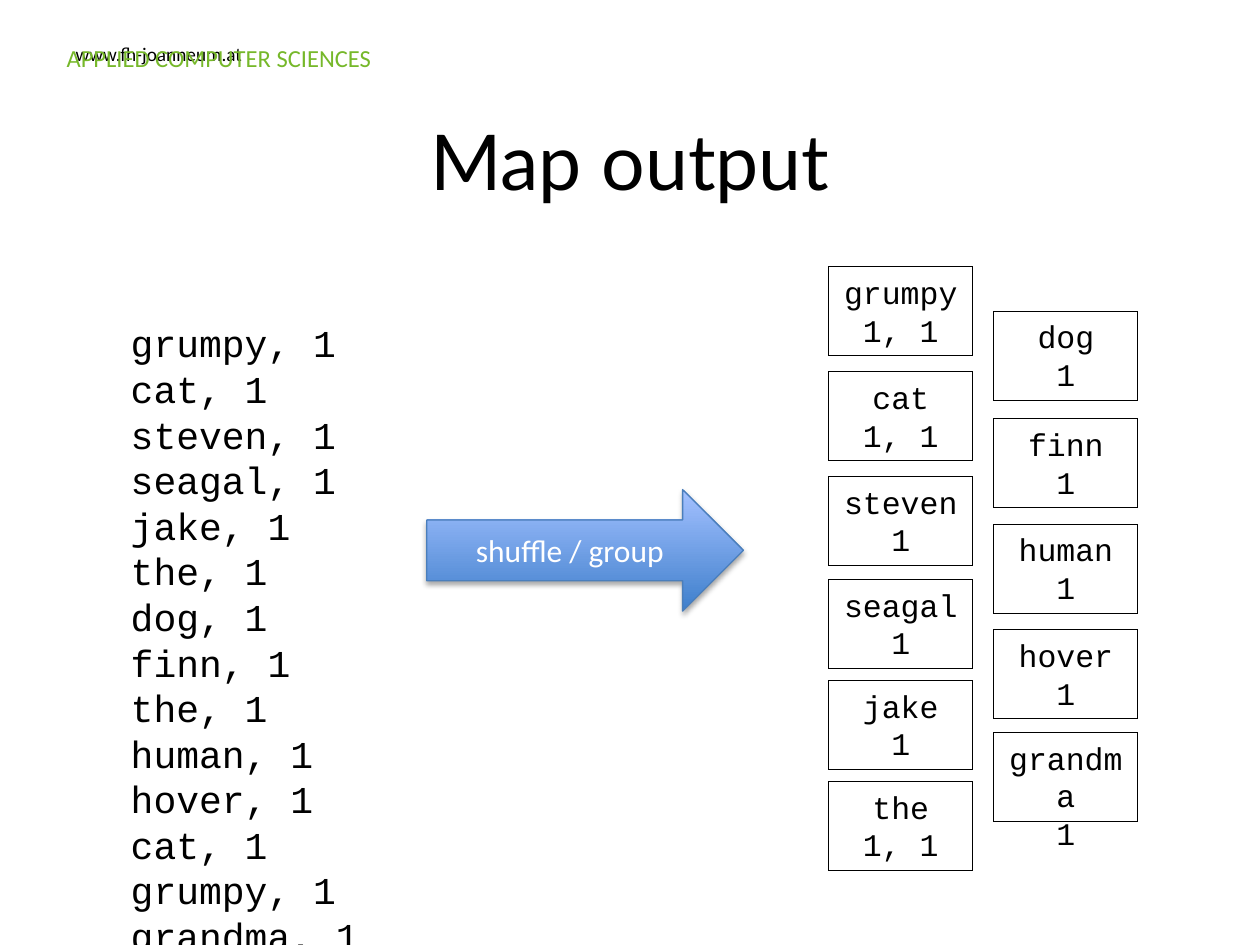
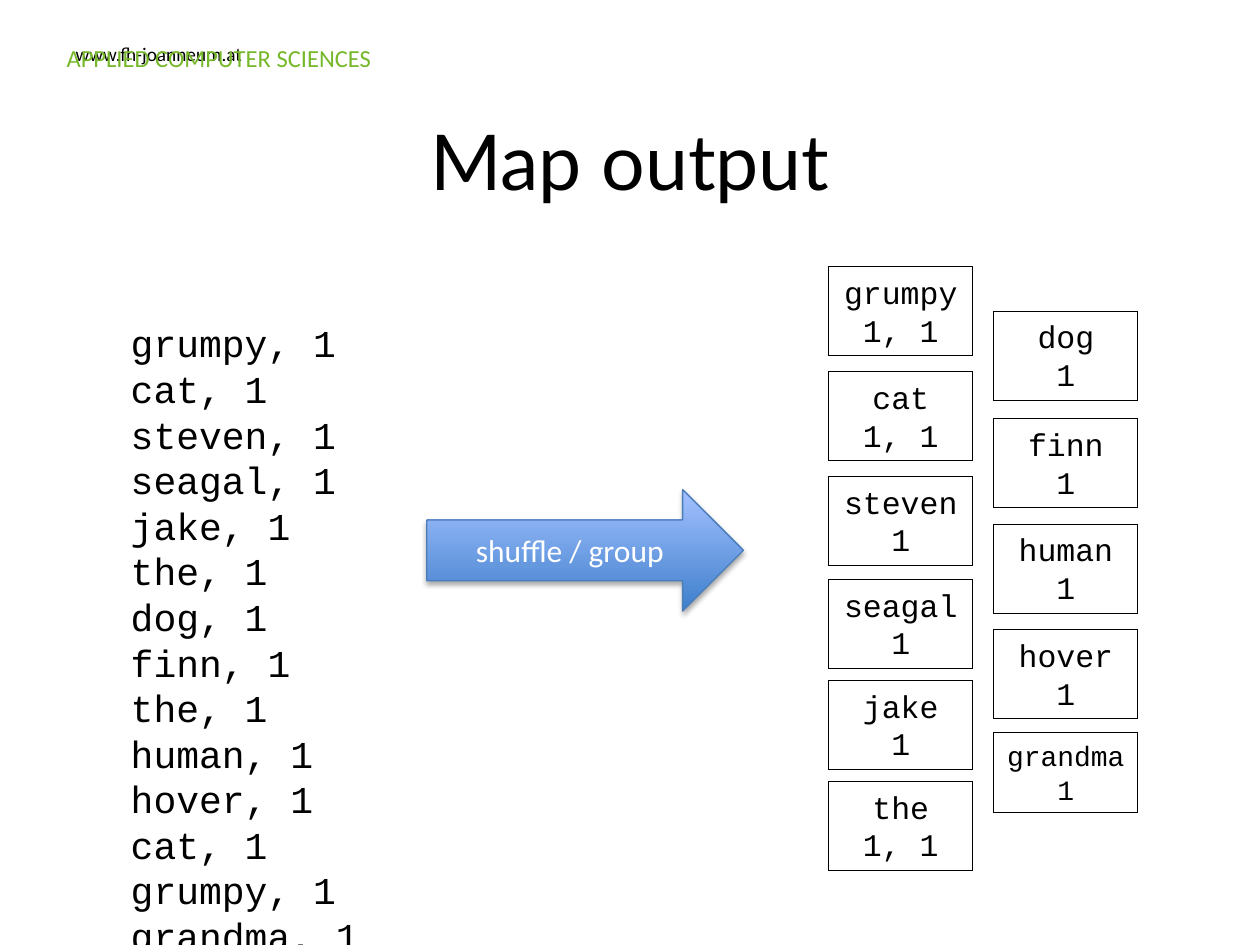
Before and after one commit to Ravenlord/guest-lecture-nosql, a slide deck: slide 19 of Presentation/FHJ_guest_lecture_nosql.pptx. Drawn at 1260x945 pixels with LibreOffice and Linux fonts; fonts in the diff are those of the drawing; background and template pictures are left out. Boxes give left, top, right and bottom in pixels: in the first picture for what was removed or moved away, otherwise in the second. Text is boxed around its words. In the diff, an @@ line names an element or a change of style, - is before the commit and + after.

Commit message:
corrected font size on some graphics.

```diff
--- a/Presentation/FHJ_guest_lecture_nosql.pptx
+++ b/Presentation/FHJ_guest_lecture_nosql.pptx
@@ rectangle "grandma": place and size @@
-rectangle "grandma" at [994, 732, 1139, 822]
+rectangle "grandma" at [994, 732, 1139, 813]
@@ rectangle "grandma" at [994, 732, 1139, 813]: size 18 to 16 pt @@
```
Also in this commit, not shown: 2 other slides changed.
